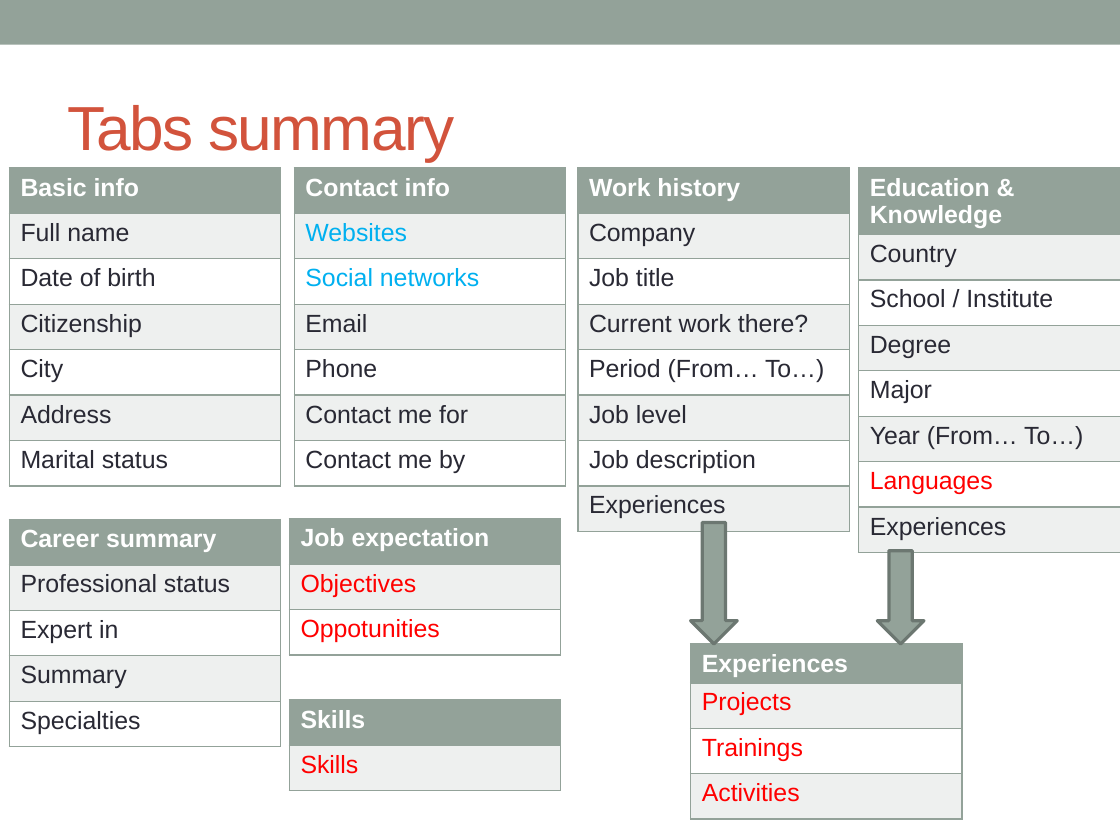
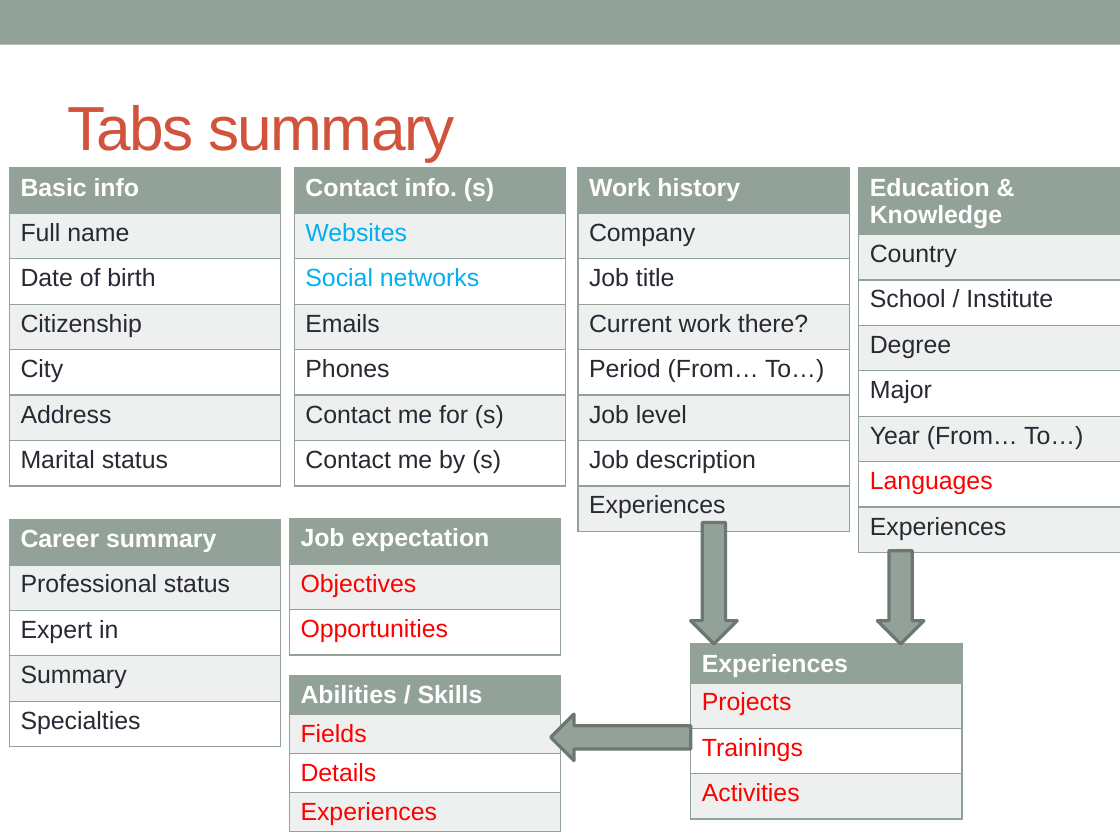
Before and after one commit to khanhduy94/jobzoom, a slide deck: slide 3 of Documents/Requirements/Job seeker Profiles Analysis.pptx. Drawn at 1120x840 pixels with LibreOffice and Linux fonts; fonts in the diff are those of the drawing. Boxes give left, top, right and bottom in pixels: in the first picture for what was removed or moved away, otherwise in the second. Text is boxed around its words. In the diff, an @@ line names an element or a change of style, - is before the commit and + after.

```diff
--- a/Documents/Requirements/Job seeker Profiles Analysis.pptx
+++ b/Documents/Requirements/Job seeker Profiles Analysis.pptx
@@ table at <box>295,168,566,486</box> @@
-row 1, column 1: Contact info
+row 1, column 1: Contact info. (s)
-row 4, column 1: Email
+row 4, column 1: Emails
-row 5, column 1: Phone
+row 5, column 1: Phones
-row 6, column 1: Contact me for
+row 6, column 1: Contact me for (s)
-row 7, column 1: Contact me by
+row 7, column 1: Contact me by (s)
@@ table at <box>289,519,560,655</box> @@
-row 3, column 1: Oppotunities
+row 3, column 1: Opportunities
@@ table at <box>289,675,560,840</box> @@
-row 1: Skills
-row 2: Skills
+row 1: Abilities / Skills
+row 2: Fields
+row 3: Details
+row 4: Experiences
@@ table: place and size @@
-table at <box>289,700,560,791</box>
+table at <box>289,675,560,840</box>
@@ right arrow added at <box>551,715,691,762</box>, fill #93A299, outline #6D7871 2.08 pt @@
```
